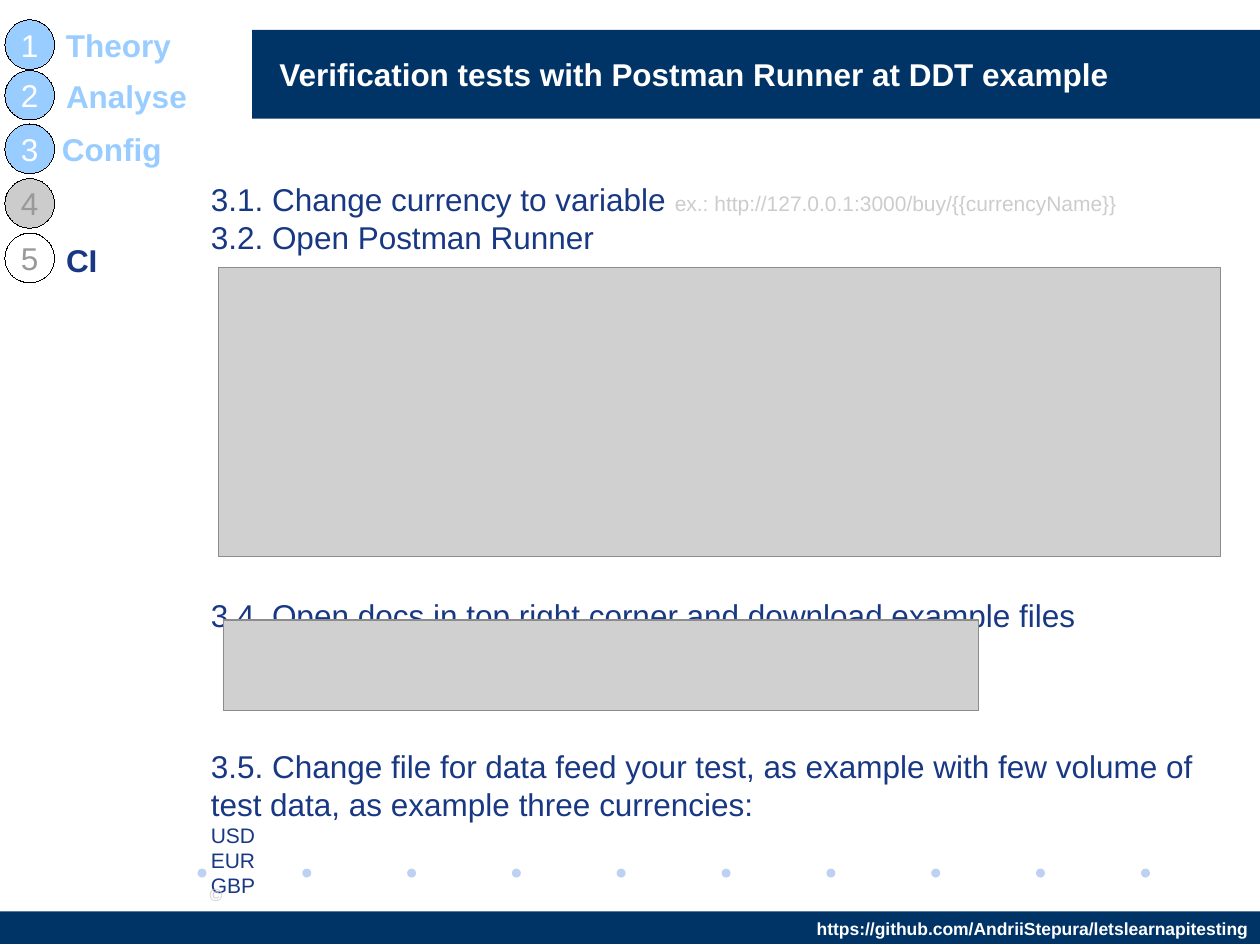
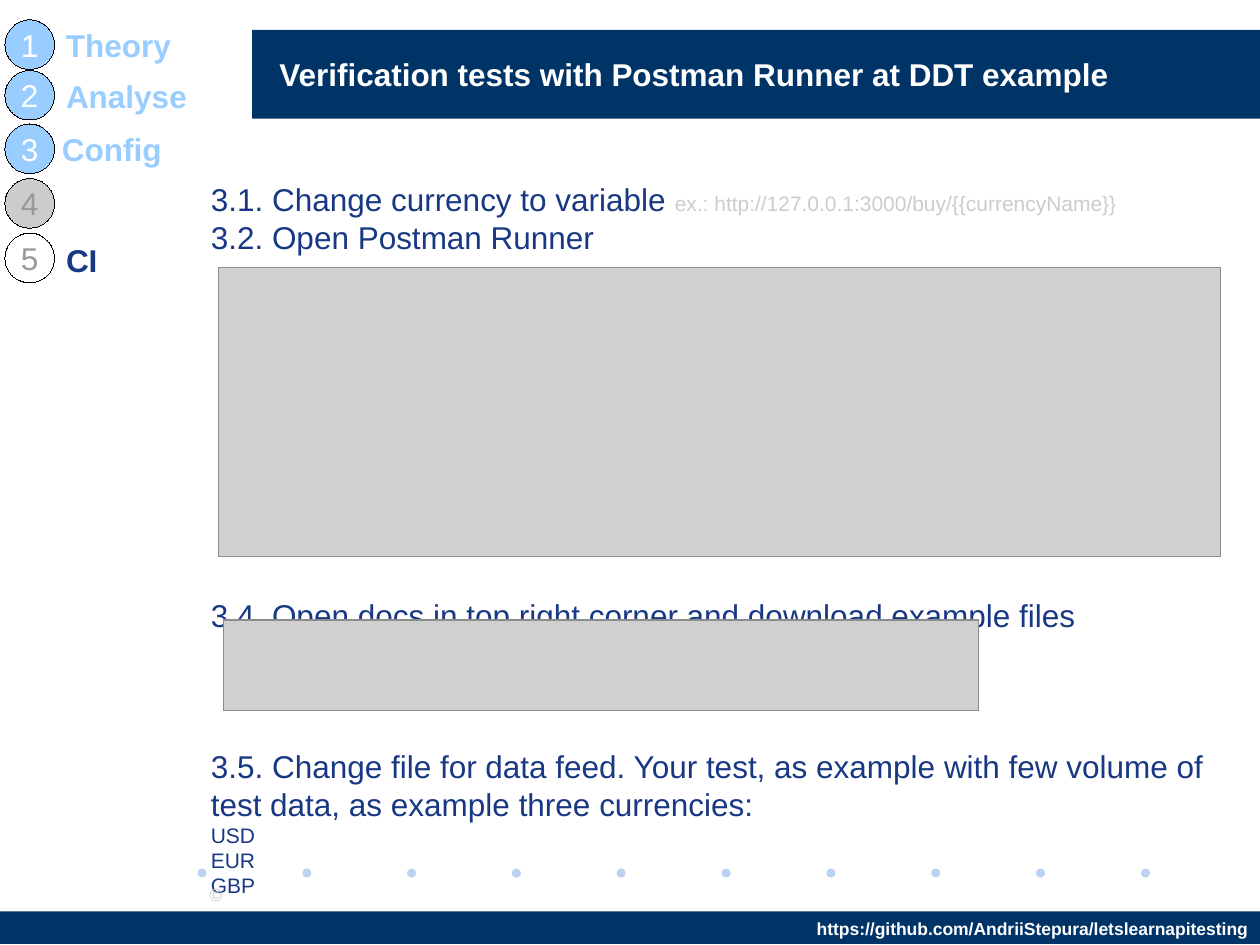
Before and after one commit to AndriiStepura/letslearnapitesting, a slide deck: slide 25 of StartTestingApiWithPostman.odp. Drawn at 1260x945 pixels with LibreOffice and Linux fonts; fonts in the diff are those of the drawing; grey boxes stand for pictures; background and template pictures are left out. Boxes give left, top, right and bottom in pixels: in the first picture for what was removed or moved away, otherwise in the second. Text is boxed around its words. In the diff, an @@ line names an element or a change of style, - is before the commit and + after.

Commit message:
James Wafer – Translation and grammar review https://www.linkedin.com/in/james-wafer-44712165/

```diff
--- a/StartTestingApiWithPostman.odp
+++ b/StartTestingApiWithPostman.odp
@@ text at <box>211,755,1203,868</box>: text changed @@
-3.5. Change file for data feed your test, as example with few volume of test data, as example three currencies:
-USD
-EUR
-GBP
+3.5. Change file for data feed. Your test, as example with few volume of test data, as example three currencies:
+USD
+EUR
+GBP
```
Also in this commit, not shown: 22 other slides changed.
